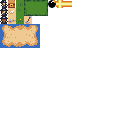
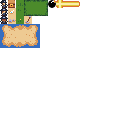
Layered file, before and after one edit (128x128). Changes by layer:
added layer "Clipboard #12" above "Clipboard #11" over [72, 1, 80, 7]
